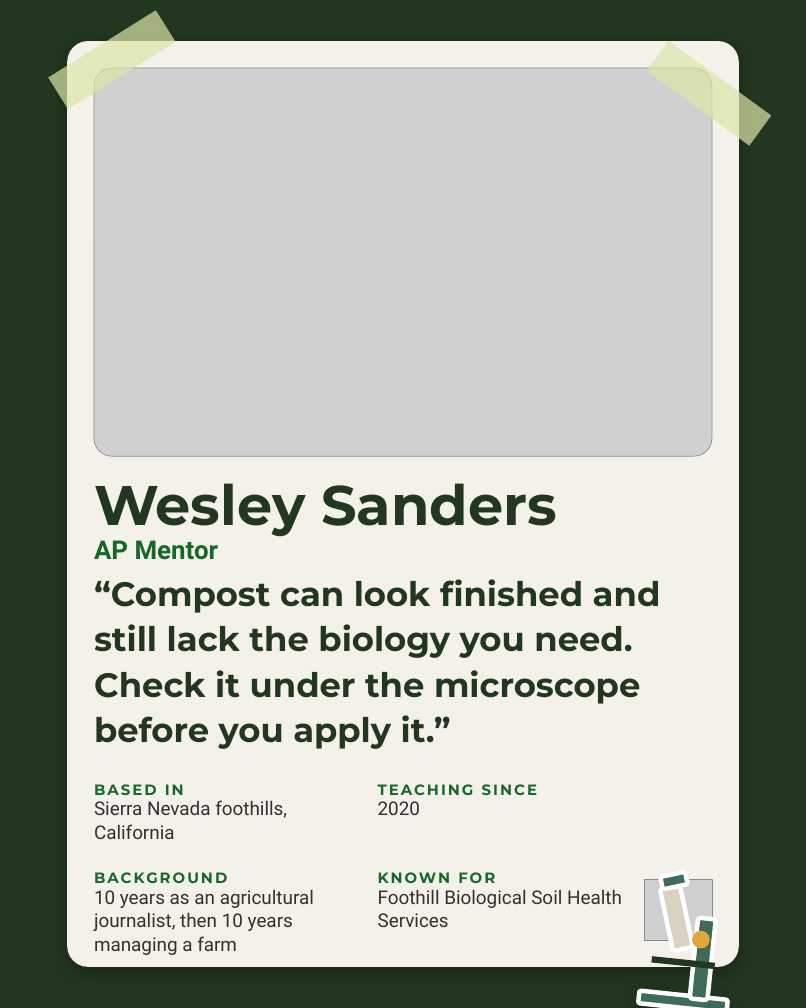
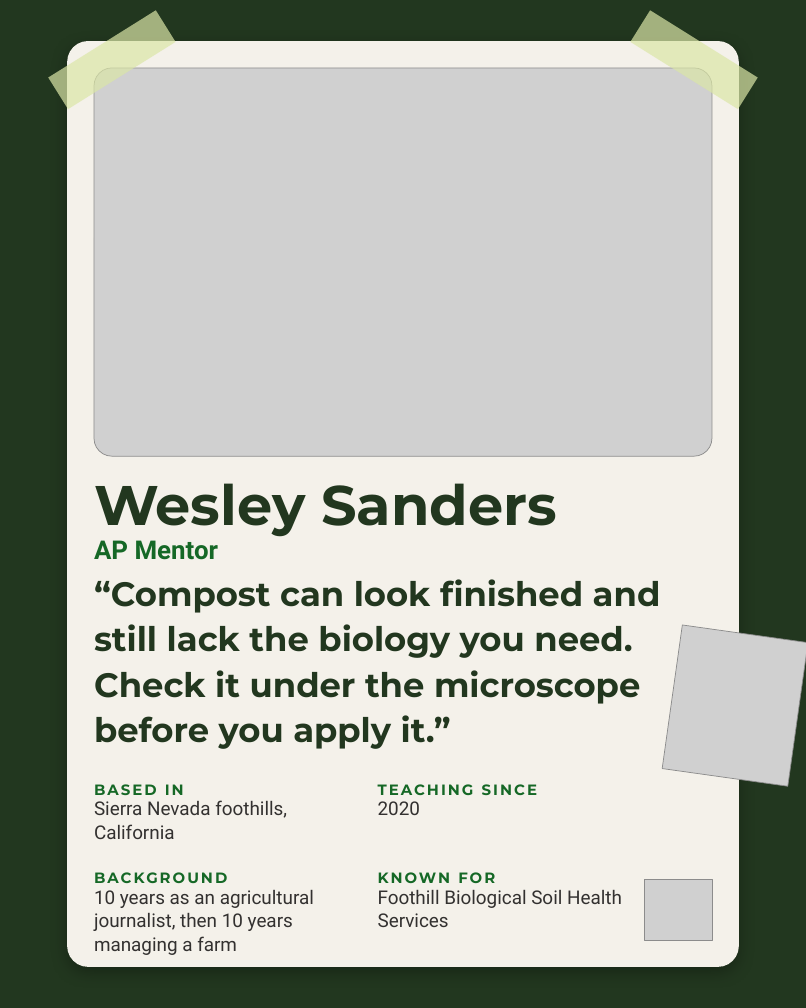
Before and after one commit to linneamoritznyc/SFW-SocialMedia, a slide deck: slide 5 of templates/posts/october/05-10-2026-mon-ig-teachers-day.pptx. Drawn at 806x1008 pixels with LibreOffice and Linux fonts; fonts in the diff are those of the drawing; grey boxes stand for pictures. Boxes give left, top, right and bottom in pixels: in the first picture for what was removed or moved away, otherwise in the second. Text is boxed around its words. In the diff, an @@ line names an element or a change of style, - is before the commit and + after.

```diff
--- a/templates/posts/october/05-10-2026-mon-ig-teachers-day.pptx
+++ b/templates/posts/october/05-10-2026-mon-ig-teachers-day.pptx
@@ rectangle at (x1=630, y1=10, x2=758, y2=109): rotation 36 to 32 degrees @@
@@ picture added at (x1=663, y1=625, x2=806, y2=785) @@
@@ group removed at (x1=638, y1=872, x2=728, y2=1008): 4 rounded rectangles, 1 rectangle, 1 ellipse @@
```
Also in this commit, not shown: 15 other slides changed, 33 other files.
